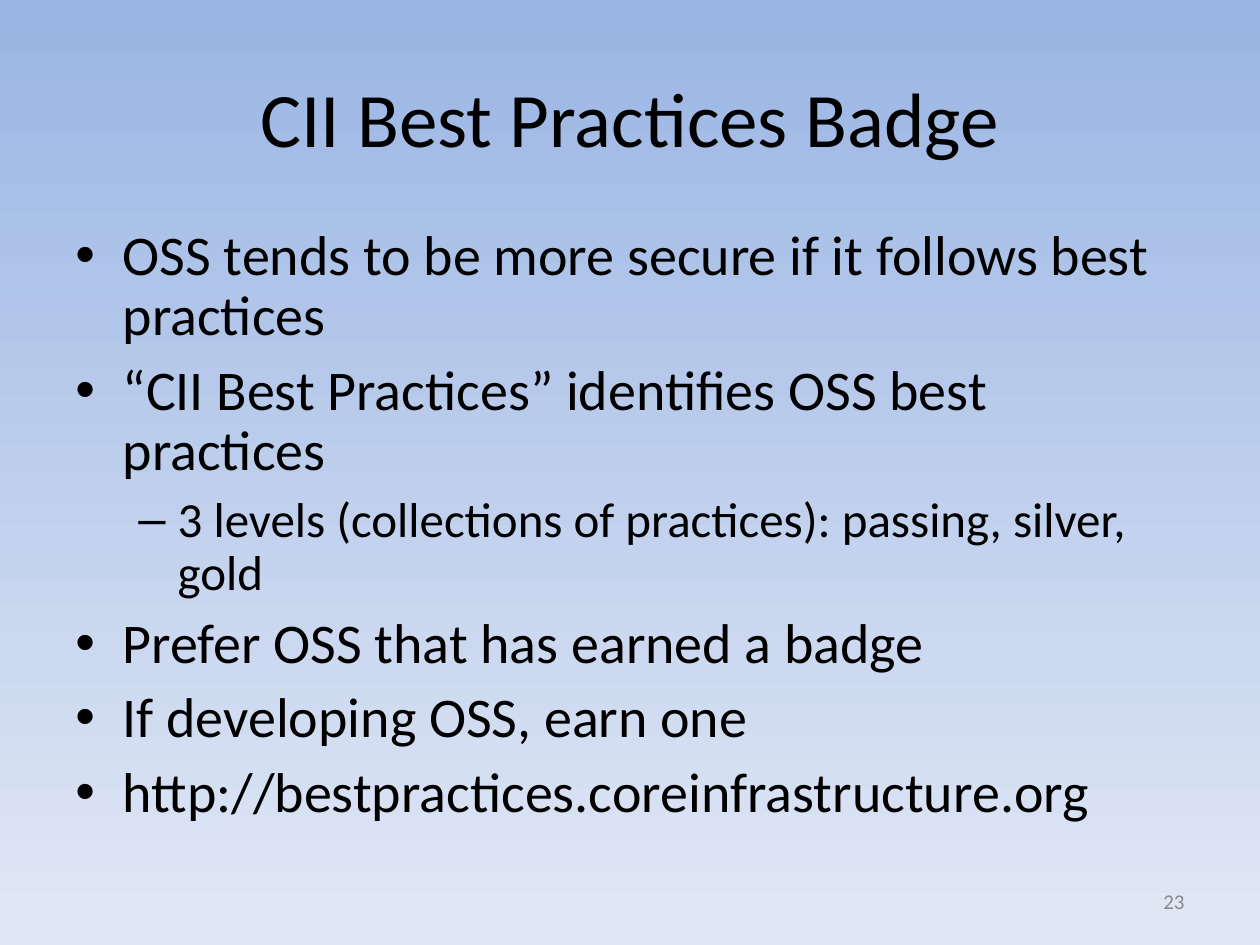
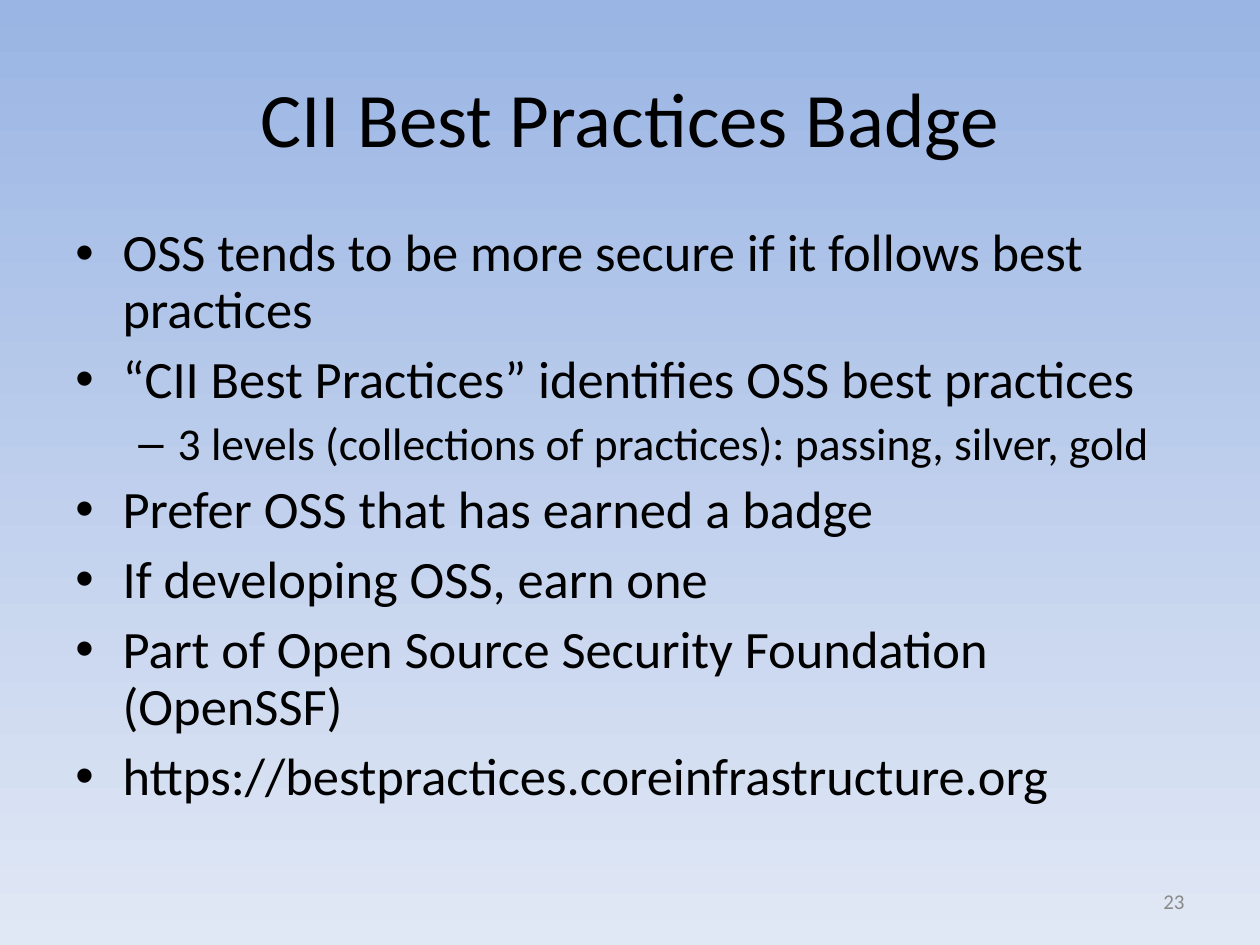
Before and after one commit to david-a-wheeler/david-a-wheeler.github.io, a slide deck: slide 23 of secure-class/presentations/Secure-Software-10-OSS.ppt. Drawn at 1260x945 pixels with LibreOffice and Linux fonts; fonts in the diff are those of the drawing. Boxes give left, top, right and bottom in pixels: in the first picture for what was removed or moved away, otherwise in the second. Text is boxed around its words. In the diff, an @@ line names an element or a change of style, - is before the commit and + after.

```diff
--- a/secure-class/presentations/Secure-Software-10-OSS.ppt
+++ b/secure-class/presentations/Secure-Software-10-OSS.ppt
@@ text at bbox=[123, 234, 1148, 607]: size 32 to 30 pt in "OSS tends to be more secure if ...", "“CII Best Practices” identifies OSS best practices", "Prefer OSS that has earned a badge", "If developing OSS, earn one"; size 28 to 26 pt in "3 levels (collections of practices): passing, silver, ..." @@
@@ text at bbox=[123, 631, 1048, 804]: text changed; size 32 to 30 pt @@
-• http://bestpractices.coreinfrastructure.org
+• Part of Open Source Security Foundation (OpenSSF)
+• https://bestpractices.coreinfrastructure.org
```
Also in this commit, not shown: 2 other files.
